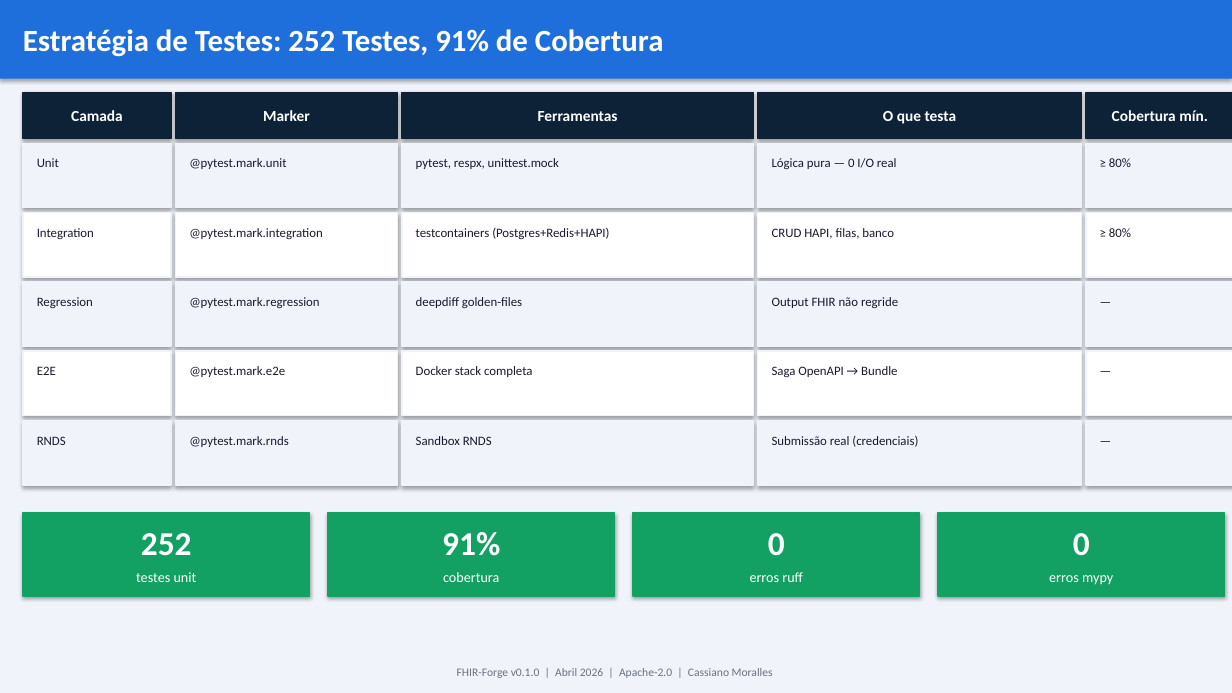
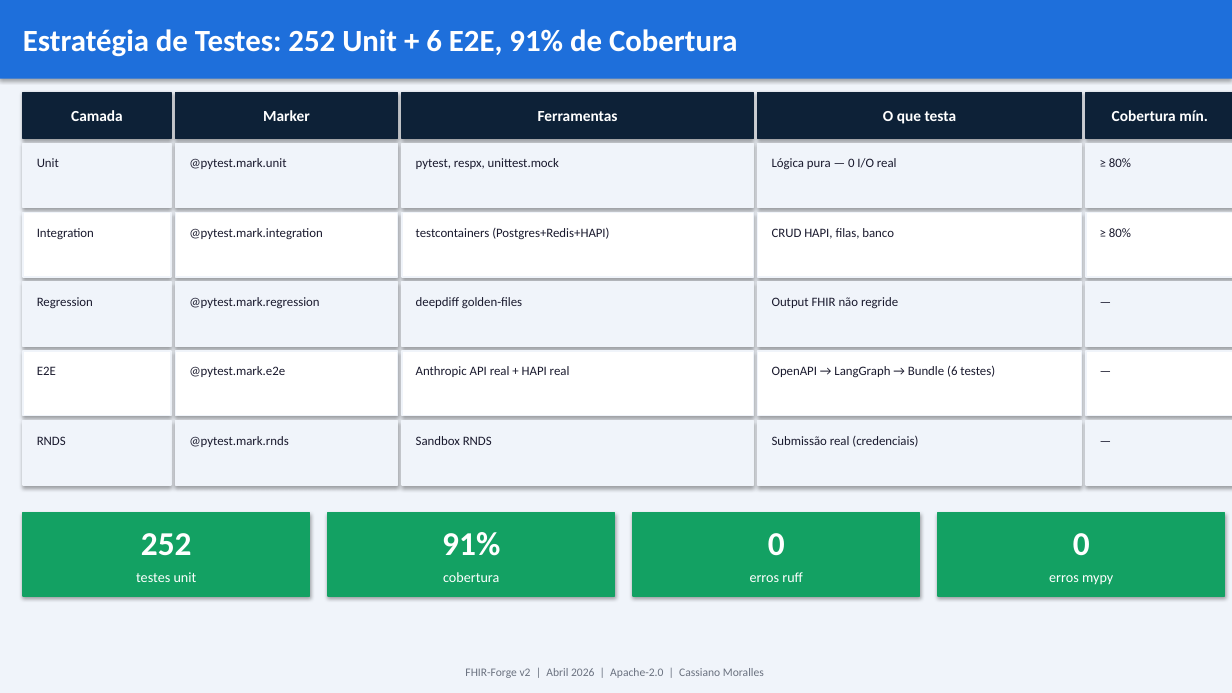
Before and after one commit to cass782019/API2FHIR, a slide deck: slide 15 of docs/fhir-forge-arquitetura.pptx. Drawn at 1232x693 pixels with LibreOffice and Linux fonts; fonts in the diff are those of the drawing. Boxes give left, top, right and bottom in pixels: in the first picture for what was removed or moved away, otherwise in the second. Text is boxed around its words. In the diff, an @@ line names an element or a change of style, - is before the commit and + after.

Commit message:
docs: atualizar documentação completa para tag v2
- PPTX/DOCX regenerados com: ES 7.17.24, Langfuse 2.x, ProxyLLM, 6 e2e
- Slide 1: versão 2; slide 15: título inclui 6 E2E; slide 17: KPI "6 testes e2e"
- DOCX: tabela de serviços com ProxyLLM + notas de compatibilidade ES/Langfuse
- DOCX: métricas com 6 e2e validados; Makefile com make test-e2e e make proxy
- CLAUDE.md e README-bootstrap.md já atualizados na sessão anterior

```diff
--- a/docs/fhir-forge-arquitetura.pptx
+++ b/docs/fhir-forge-arquitetura.pptx
@@ text in rectangle at [23, 29, 737, 57]: text changed @@
-Estratégia de Testes: 252 Testes, 91% de Cobertura
+Estratégia de Testes: 252 Unit + 6 E2E, 91% de Cobertura
@@ text at [416, 366, 570, 377]: text changed @@
-Docker stack completa
+Anthropic API real + HAPI real
@@ text at [772, 366, 995, 377]: text changed @@
-Saga OpenAPI → Bundle
+OpenAPI → LangGraph → Bundle (6 testes)
@@ text at [465, 668, 764, 678]: text changed @@
-FHIR-Forge v0.1.0 | Abril 2026 | Apache-2.0 | Cassiano Moralles
+FHIR-Forge v2 | Abril 2026 | Apache-2.0 | Cassiano Moralles
```
Also in this commit, not shown: 16 other slides changed, 6 other files.
